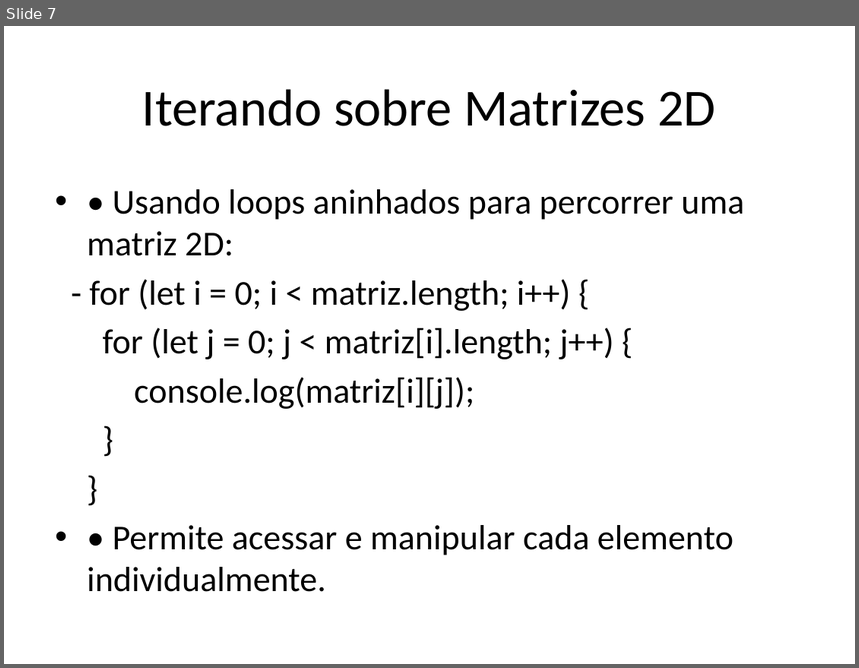
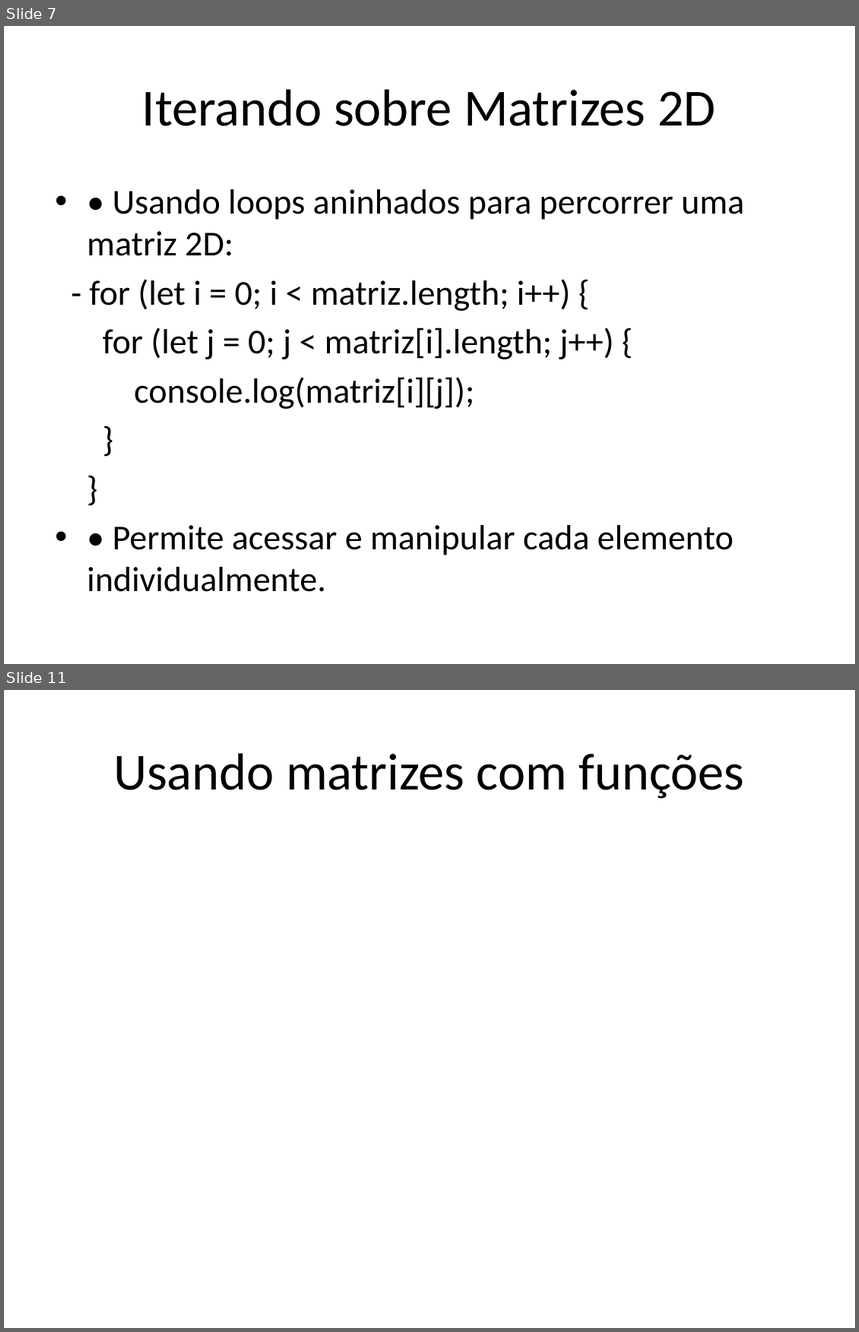
Before and after one commit to dfpires/progcomp2-2024b, a slide deck: matrizes_2d_javascript.pptx. Shown one above the other, each under a label of ours: slide 7 before the commit, slides 7 and 11 after it; the slides between them are not shown. The pictures are 859x668 and 859x1332 pixels, drawn with LibreOffice and Linux fonts; fonts in the diff are those of the drawing. Boxes give left, top, right and bottom in pixels: in the first picture for what was removed or moved away, otherwise in the second. Text is boxed around its words. In the diff, an @@ line names an element or a change of style, - is before the commit and + after.

```diff
--- a/matrizes_2d_javascript.pptx
+++ b/matrizes_2d_javascript.pptx
@@ slide 11 added at (4,690,855,1328), background #FFFFFF @@
@@ title added at (113,753,744,799), 44 pt, text #000000 @@
+Usando matrizes com funções
```
Also in this commit, not shown: 4 slides changed, 4 other slides added.
